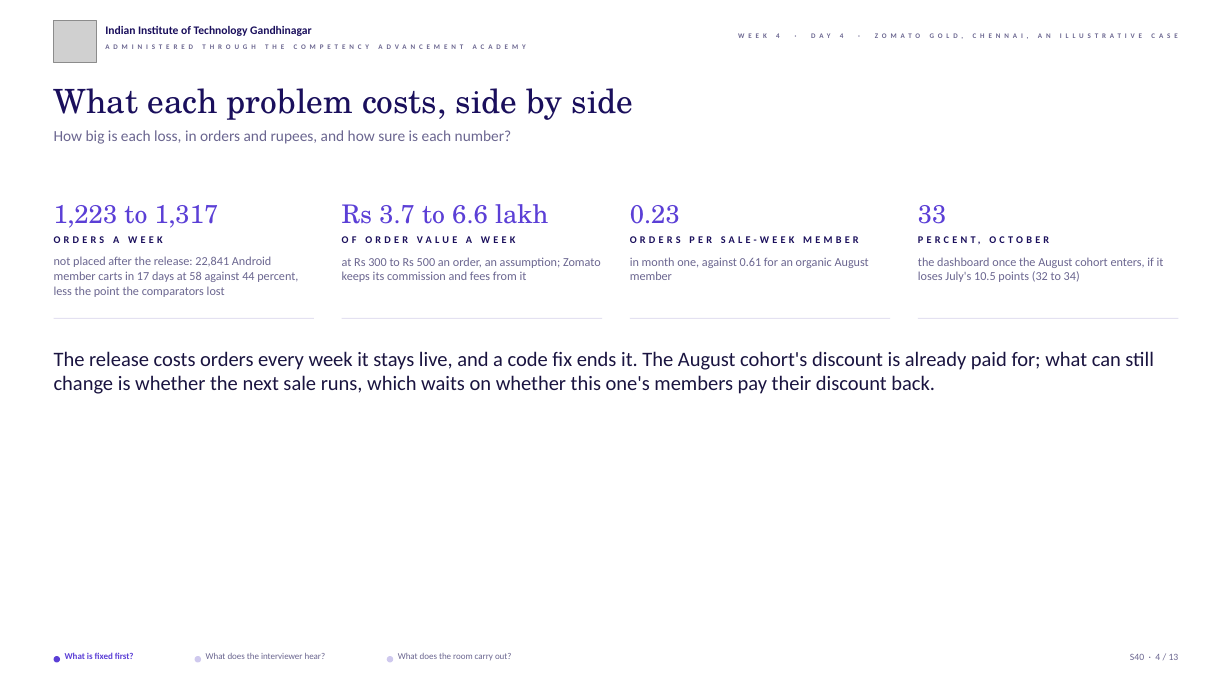
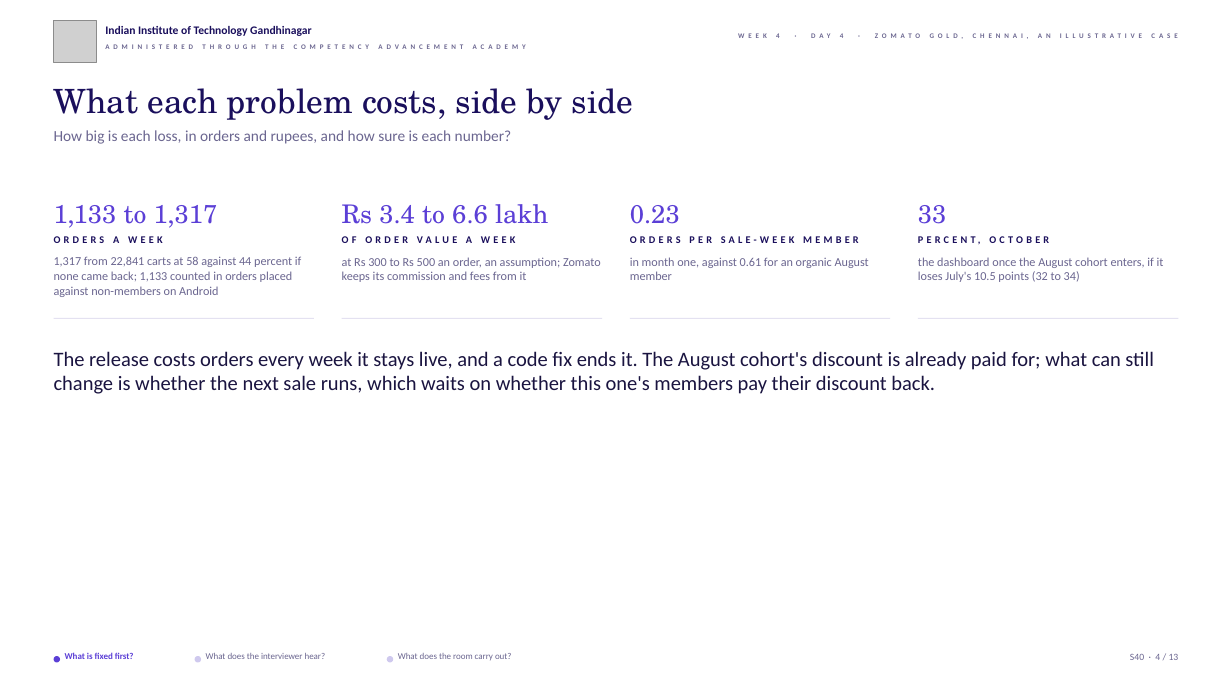
Before and after one commit to fde-academy-lab/c2-content-factory, a slide deck: slide 4 of content/W04/D4/slides/C2_W04_D04_half2_STUDENT.pptx. Drawn at 1232x693 pixels with LibreOffice and Linux fonts; fonts in the diff are those of the drawing; grey boxes stand for pictures; background and template pictures are left out. Boxes give left, top, right and bottom in pixels: in the first picture for what was removed or moved away, otherwise in the second. Text is boxed around its words. In the diff, an @@ line names an element or a change of style, - is before the commit and + after.

```diff
--- a/content/W04/D4/slides/C2_W04_D04_half2_STUDENT.pptx
+++ b/content/W04/D4/slides/C2_W04_D04_half2_STUDENT.pptx
@@ text at (54, 205, 218, 228): text changed @@
-1,223 to 1,317
+1,133 to 1,317
@@ text at (342, 204, 548, 224): text changed @@
-Rs 3.7 to 6.6 lakh
+Rs 3.4 to 6.6 lakh
@@ text at (54, 256, 302, 297): text changed @@
-not placed after the release: 22,841 Android member carts in 17 days at 58 against 44 percent, less the point the comparators lost
+1,317 from 22,841 carts at 58 against 44 percent if none came back; 1,133 counted in orders placed against non-members on Android
```
Also in this commit, not shown: 3 other slides changed, 24 other files.
